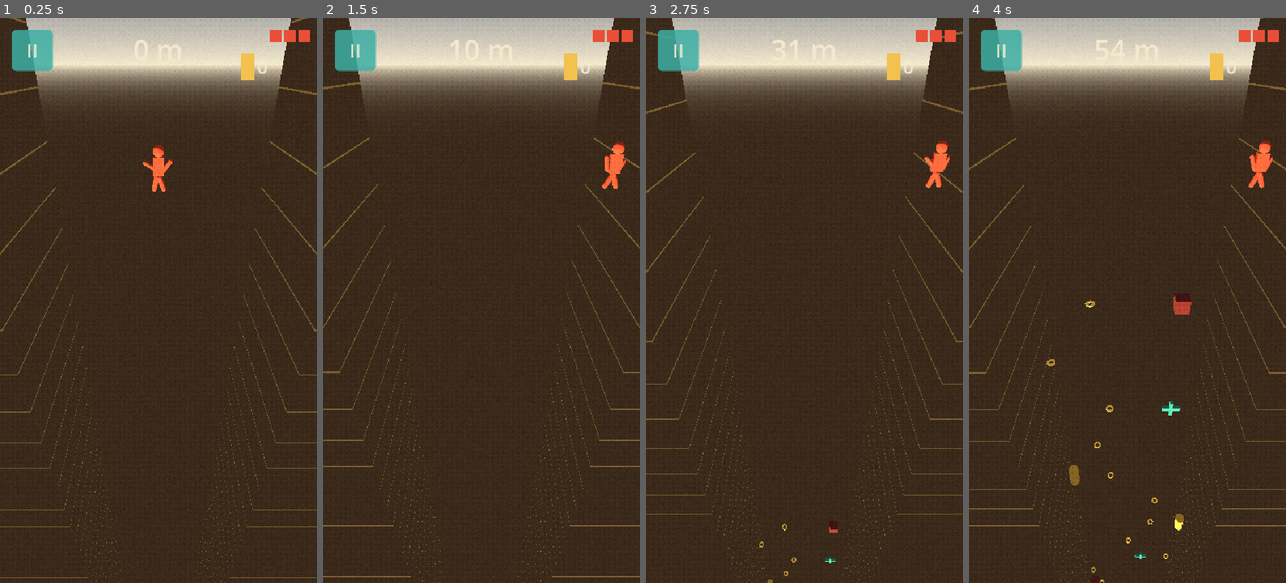
Above: before the commit, frames 1-4 (left to right).
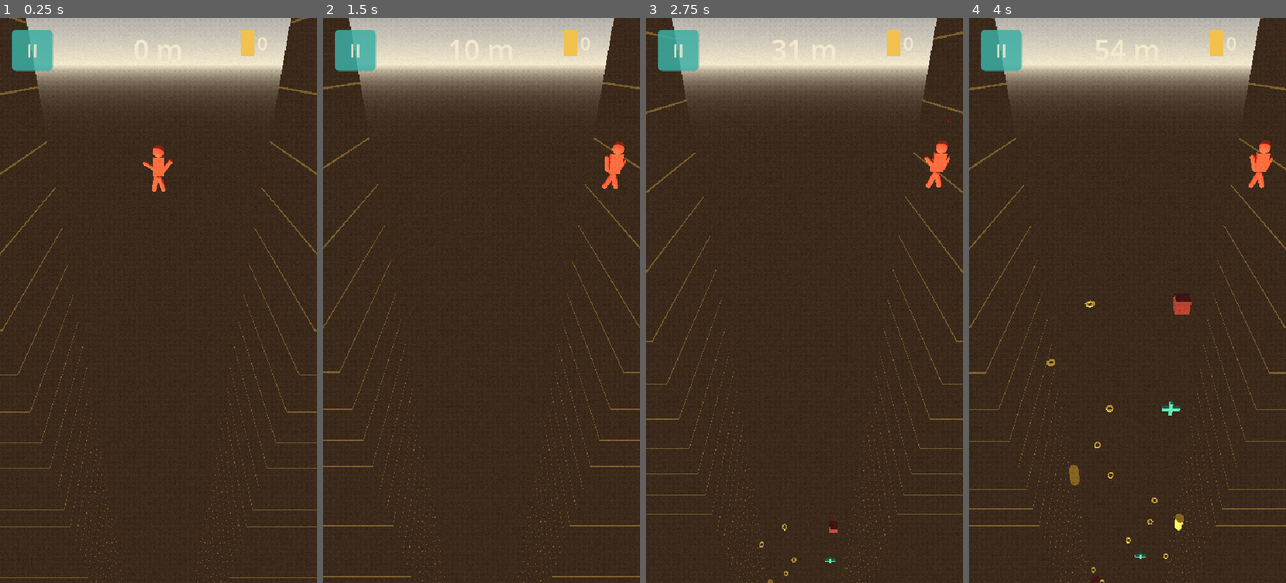
Above: after the commit, the same moments.

Repository: quvntvn/Hyperdive
Game: Godot game, scene res://scenes/game/main_game.tscn
The game is run twice, just before and just after one commit, with the same random seed, the same clock (stepped at 60 frames per second) and the same inputs. This scene is started directly instead of the project's main scene.
Inputs (mouse positions are in pixels of both pictures, inside the frame that each line leads up to):
- Up to frame 1 (0.25 s): no input
- Up to frame 2 (1.5 s): tap Enter at 0.5 s; move the mouse to (551, 272) at 0.52 s; hold D (move_right) 0.53-1.25 s; tap 1 at 0.6 s; click (551, 272) at 0.67 s; drag from (418, 328) to (465, 413) at 1.27 s
- Up to frame 3 (2.75 s): move the mouse to (836, 176) at 2.02 s; hold D (move_right) from 2.03 s (still down); tap 3 at 2.1 s
- Up to frame 4 (4 s): release D (move_right) at 2.75 s; drag from (1111, 413) to (1032, 215) at 2.77 s; move the mouse to (1222, 385) at 3.52 s; hold A (move_left) from 3.53 s (still down); tap 2 at 3.6 s

The runs differ from the first frame. In frame 1, 0.6% of the frame differs, in the area x 48-98%, y 2-24%; in frame 2, 0.6%, in the area x 76-100%, y 2-22%; in frame 3, 0.6%; in frame 4, 0.6%.

Commit message:
feat(gameplay): une seule vie, tout obstacle est fatal
Co-Authored-By: Claude Sonnet 4.6 <noreply@anthropic.com>

Diff:
--- a/hyperdive/scenes/ui/game_hud.tscn
+++ b/hyperdive/scenes/ui/game_hud.tscn
@@ -18,31 +18,12 @@
 theme_override_font_sizes/font_size = 48
 theme_override_colors/font_color = Color(0.957, 0.914, 0.804, 1)
 
-[node name="LivesContainer" type="HBoxContainer" parent="."]
-anchor_left = 1.0
-anchor_right = 1.0
-offset_left = -80.0
-offset_right = -20.0
-offset_top = 20.0
-
-[node name="Life0" type="ColorRect" parent="LivesContainer"]
-custom_minimum_size = Vector2(20.0, 20.0)
-color = Color(0.914, 0.310, 0.216, 1)
-
-[node name="Life1" type="ColorRect" parent="LivesContainer"]
-custom_minimum_size = Vector2(20.0, 20.0)
-color = Color(0.914, 0.310, 0.216, 1)
-
-[node name="Life2" type="ColorRect" parent="LivesContainer"]
-custom_minimum_size = Vector2(20.0, 20.0)
-color = Color(0.914, 0.310, 0.216, 1)
-
 [node name="CoinCounter" type="HBoxContainer" parent="."]
 anchor_left = 1.0
 anchor_right = 1.0
 offset_left = -130.0
 offset_right = -20.0
-offset_top = 60.0
+offset_top = 20.0
 
 [node name="CoinIcon" type="ColorRect" parent="CoinCounter"]
 custom_minimum_size = Vector2(24.0, 24.0)
--- a/hyperdive/scripts/player/player.gd
+++ b/hyperdive/scripts/player/player.gd
@@ -6,15 +6,11 @@
 const MAX_FALL_SPEED: float = 18.0
 const TILT_DEADZONE: float = 0.1
 const TILT_SENSITIVITY: float = 0.25
-const MAX_LIVES: int = 3
-const INVINCIBILITY_TIME: float = 1.0
 const TOUCH_FOLLOW_SPEED: float = 8.0
 const TRAIL_BASE_AMOUNT: int = 40
 
 var _is_touching: bool = false
 var _touch_target_x: float = 0.0
-var lives: int = MAX_LIVES
-var _invincibility_left: float = 0.0
 var _is_dead: bool = false
 var _parachute_active: bool = false
 var _level_completed: bool = false
@@ -25,7 +21,6 @@
 var _sway_time: float = 0.0
 var _jolt: float = 0.0
 
-signal life_lost(remaining_lives: int)
 signal game_over
 
 func _ready() -> void:
@@ -37,10 +32,9 @@
 	body_entered.connect(_on_body_entered)
 	_apply_skin(Settings.equipped_skin)
 	Settings.equipped_skin_changed.connect(_apply_skin)
-	_update_damage_state(MAX_LIVES)
+	_update_body_color()
 	_setup_fall_trail()
 	_apply_trail()
-	_update_trail_state(MAX_LIVES)
 	Settings.equipped_trail_changed.connect(func(_id: String) -> void: _apply_trail())
 
 func _setup_fall_trail() -> void:
@@ -80,21 +74,6 @@
 	add_child(trail)
 	_trail_node = trail
 
-func _update_trail_state(p_lives: int) -> void:
-	if _trail_node == null:
-		return
-	match p_lives:
-		3:
-			_trail_node.emitting = false
-		2:
-			_trail_node.emitting = true
-			_trail_node.amount = TRAIL_BASE_AMOUNT
-		1:
-			_trail_node.emitting = true
-			_trail_node.amount = TRAIL_BASE_AMOUNT * 2
-		_:
-			_trail_node.emitting = false
-
 func _apply_trail() -> void:
 	if _trail_gradient == null:
 		return
@@ -107,14 +86,13 @@
 	_base_skin_color = skin["color"]
 	var mat := $Character/Torso.material_override as StandardMaterial3D
 	if mat:
-		_update_body_color(lives)
+		_update_body_color()
 
 func _on_level_survived() -> void:
 	if _level_completed:
 		return
 	_level_completed = true
 	_parachute_active = true
-	_invincibility_left = 10.0
 	var distance: int = int(abs(global_position.y))
 	Settings.daily_distance += distance
 	Settings.daily_time += int(_run_time)
@@ -130,23 +108,17 @@
 	get_tree().change_scene_to_file("res://scenes/ui/level_screen.tscn")
 
 func _on_body_entered(body: Node3D) -> void:
-	if _invincibility_left > 0.0 or _is_dead or _level_completed:
+	if _is_dead or _level_completed:
 		return
 	if not body.is_in_group("obstacles"):
 		return
-	lives -= 1
-	_update_damage_state(lives)
-	_update_trail_state(lives)
 	_flash_hit()
 	_shake_camera(0.3)
 	_body_recoil()
 	_jolt = 1.0
-	_invincibility_left = INVINCIBILITY_TIME
-	life_lost.emit(lives)
 	Audio.play_hit()
-	if lives <= 0:
-		_is_dead = true
-		_trigger_ragdoll()
+	_is_dead = true
+	_trigger_ragdoll()
 
 func _trigger_ragdoll() -> void:
 	var death_xform := global_transform
@@ -244,28 +216,19 @@
 	var normalized: float = clampf(screen_pos.x / screen_width, 0.0, 1.0)
 	_touch_target_x = lerpf(-5.0, 5.0, normalized)
 
-func _update_damage_state(p_lives: int) -> void:
-	_update_body_color(p_lives)
-
-func _get_damage_color(p_lives: int) -> Color:
-	var damage_t: float = 1.0 - float(p_lives) / float(MAX_LIVES)
-	var bruised := Color(0.35, 0.28, 0.38)
-	return _base_skin_color.lerp(bruised, damage_t * 0.5)
-
-func _update_body_color(p_lives: int) -> void:
+func _update_body_color() -> void:
 	var mat := $Character/Torso.material_override as StandardMaterial3D
 	if mat == null:
 		return
-	mat.albedo_color = _get_damage_color(p_lives)
+	mat.albedo_color = _base_skin_color
 
 func _flash_hit() -> void:
 	var mat := $Character/Torso.material_override as StandardMaterial3D
 	if mat == null:
 		return
-	var recover_color := _get_damage_color(lives)
 	var tween := create_tween()
 	tween.tween_property(mat, "albedo_color", Color.WHITE, 0.05)
-	tween.tween_property(mat, "albedo_color", recover_color, 0.10)
+	tween.tween_property(mat, "albedo_color", _base_skin_color, 0.10)
 
 func _shake_camera(amount: float) -> void:
 	var cam := get_tree().get_first_node_in_group("follow_camera")
@@ -283,7 +246,6 @@
 		return
 	if not _level_completed:
 		_run_time += delta
-	_invincibility_left = maxf(_invincibility_left - delta, 0.0)
 	if _parachute_active:
 		linear_velocity.y = maxf(linear_velocity.y, -1.5)
 		linear_velocity.x = move_toward(linear_velocity.x, 0.0, 10.0 * delta)
--- a/hyperdive/scripts/ui/game_hud.gd
+++ b/hyperdive/scripts/ui/game_hud.gd
@@ -5,7 +5,6 @@
 
 var _player: PlayerController
 var _distance_label: Label
-var _life_rects: Array[ColorRect]
 var _coin_label: Label
 var _campaign_mode: bool = false
 
@@ -13,14 +12,8 @@
 	var node := get_node_or_null(player_path)
 	if node is PlayerController:
 		_player = node as PlayerController
-		_player.life_lost.connect(_on_life_lost)
 		_player.game_over.connect(_on_game_over)
 	_distance_label = $VBoxContainer/DistanceLabel
-	_life_rects = [
-		$LivesContainer/Life0 as ColorRect,
-		$LivesContainer/Life1 as ColorRect,
-		$LivesContainer/Life2 as ColorRect,
-	]
 	_coin_label = $CoinCounter/CoinLabel
 	_coin_label.text = str(Settings.coins_total)
 	Settings.coin_collected.connect(_on_coin_collected)
@@ -38,10 +31,6 @@
 	if _player == null or _campaign_mode:
 		return
 	_distance_label.text = str(int(abs(_player.global_position.y))) + " m"
-
-func _on_life_lost(remaining_lives: int) -> void:
-	for i in range(_life_rects.size()):
-		_life_rects[i].visible = i < remaining_lives
 
 func _on_game_over() -> void:
 	print("GAME OVER")
